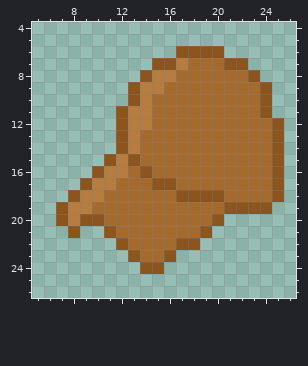
File history of a pixel-art sprite, Assets/Armor/HelmetLeatherCap.png. Above is the file before it was changed.
The file is 32x32 pixels. Shown: x 5..26, y 4..26.
After the commit:
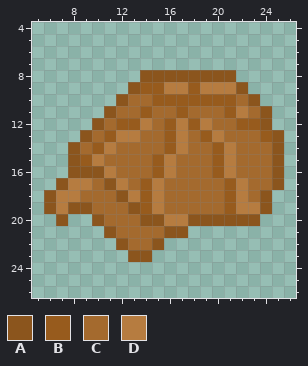
Palette (. is transparent): A #8b551d  B #975b1d  C #a46a2e  D #b67c40
From old to new:
@@ x 5..26 @@
  5 ......................
- 6 ............AAAA......
- 7 ..........AADCCCAA....
- 8 .........ADDCCCCCCA...
- 9 ........ADDCCCCCCCCA..
-10 ........ADCCCCCCCCCA..
-11 .......ADDCCCCCCCCCA..
-12 .......ADDCCCCCCCCCCA.
-13 .......ADCCCCCCCCCCCA.
-14 .......ADCCCCCCCCCCCA.
-15 ......ADACCCCCCCCCCCA.
-16 .....ADDCACCCCCCCCCCA.
-17 ....ADDCCCAACCCCCCCCA.
-18 ...ADDCCCCCCAAAACCCCA.
-19 ..ADDCCCCCCCCCCCAAAA..
-20 ..ADAACCCCCCCCCA......
-21 ...A..ACCCCCCCA.......
-22 .......ACCCCAA........
-23 ........ACCA..........
-24 .........AA...........
+ 6 ......................
+ 7 ......................
+ 8 .........AAAAAAAA.....
+ 9 ........ABBDDBDDDA....
+10 .......ACCBBBBBBBCA...
+11 ......ACCBCCBCCCBDCA..
+12 .....ACBBDCBDBDCCBBA..
+13 ....ACBDDCCBDCBDCCCBA.
+14 ...ACBDCCCCBDCCBDCCCA.
+15 ...ABDCCCCBDCCCBDCCCA.
+16 ...AAADCCCBDCCCBDCCCA.
+17 ..ADDCADCBDCCCCCBDCCA.
+18 .ADDCCCADBDCCCCCBDCA..
+19 .ADAACCCABDCCCCCBDDA..
+20 ..A..ACCCAADDAAAAAA...
+21 ......ACCCCAA.........
+22 .......ACCA...........
+23 ........AA............
+24 ......................
 25 ......................
